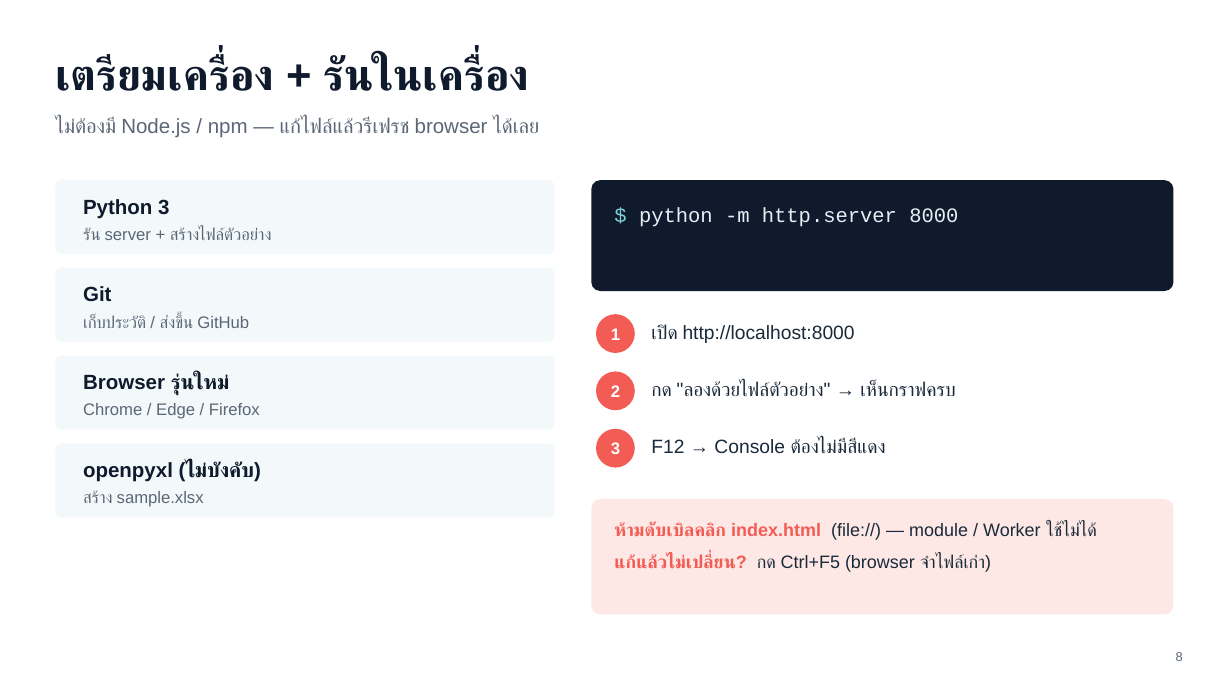
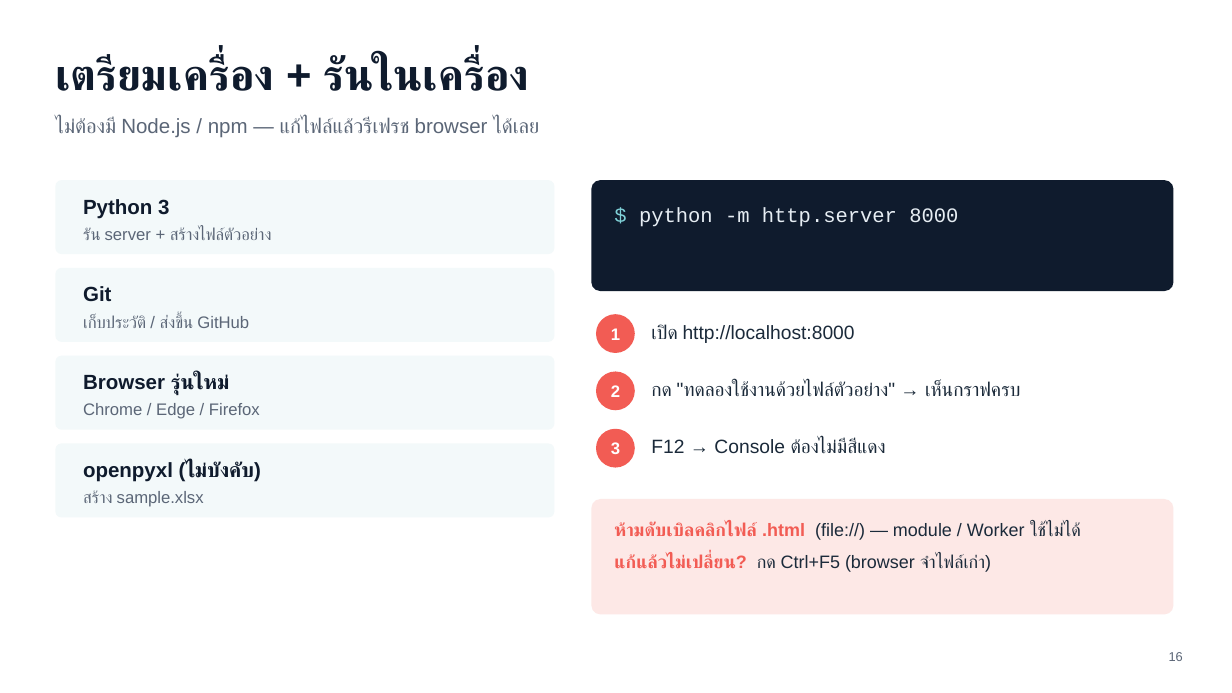
Before and after one commit to AHTH-Graph-Generator/AHTH-Graph-Generator.github.io, a slide deck: slide 16 of docs/AHTH-Graph-Generator-Training.pptx (slide 8 before the commit). Drawn at 1232x693 pixels with LibreOffice and Linux fonts; fonts in the diff are those of the drawing. Boxes give left, top, right and bottom in pixels: in the first picture for what was removed or moved away, otherwise in the second. Text is boxed around its words. In the diff, an @@ line names an element or a change of style, - is before the commit and + after.

```diff
--- a/docs/AHTH-Graph-Generator-Training.pptx
+++ b/docs/AHTH-Graph-Generator-Training.pptx
@@ text at [651,381,1020,397]: text changed @@
-กด "ลองด้วยไฟล์ตัวอย่าง" → เห็นกราฟครบ
+กด "ทดลองใช้งานด้วยไฟล์ตัวอย่าง" → เห็นกราฟครบ
@@ text at [614,522,1081,540]: text changed @@
-ห้ามดับเบิลคลิก index.html (file://) — module / Worker ใช้ไม่ได้
+ห้ามดับเบิลคลิกไฟล์ .html (file://) — module / Worker ใช้ไม่ได้
@@ text at [1169,652,1183,661]: text changed @@
-8
+16
```
Also in this commit, not shown: 13 other slides changed, 8 slides added, 29 other files.
